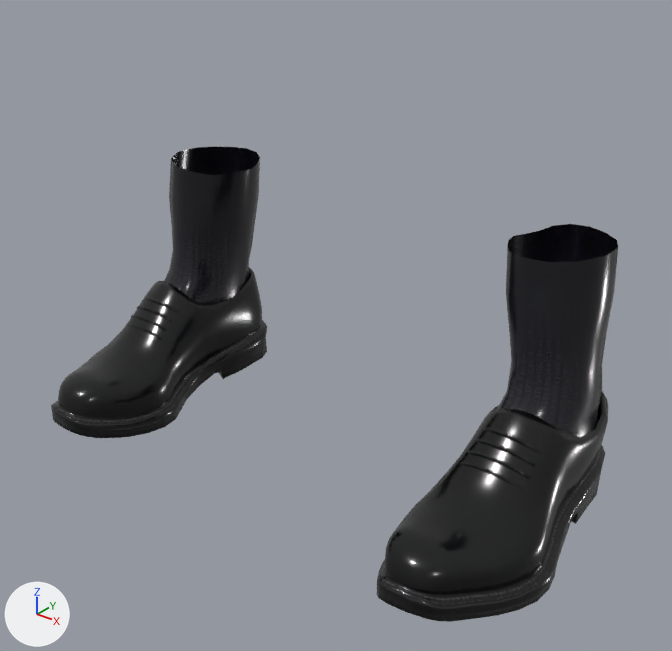
The glTF model app/assets/humans/male/shoes03.glb as it was, and as the next commit left it.
One viewpoint serves both versions: a 50 mm camera at (0.476, -0.641, 0.465) aimed at (0.028, -0.082, 0.119). The lights are fixed; the arrows at lower left show +X, +Y and +Z. The first picture is the older version. Vertices at exactly the same position are counted once.

Objects in the first picture: 'part_shoes03'.
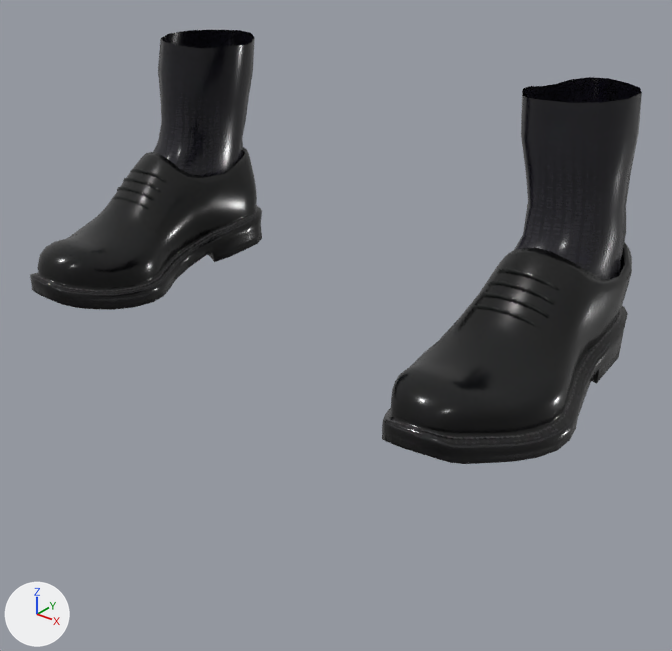
The newer file adds a shape key; the second version is drawn at full value of the shape key 'legs_short' of 'part_shoes03', and the change is written as the vertex moves it makes.

Location of each change, (x1, y1, x2, y2) in pixels of the pictures (672 x 651 px; the box of a moved part takes in the faces that stretch with it):
'part_shoes03', reshaped (8% wider, 9% shorter): before (51, 147, 618, 622); after (30, 30, 642, 464)
part 1 of me_shoes03, moved or reshaped: before (460, 462, 524, 490); after (473, 305, 542, 329)
part 2 of me_shoes03, moved or reshaped: before (482, 428, 540, 453); after (496, 268, 560, 291)
part 3 of me_shoes03, moved or reshaped: before (474, 439, 535, 466); after (487, 280, 555, 304)
part 4 of me_shoes03, moved or reshaped: before (467, 451, 530, 479); after (480, 293, 550, 318)
part 5 of me_shoes03, moved or reshaped: before (377, 391, 608, 622); after (382, 242, 632, 464)
part 6 of me_shoes03, moved or reshaped: before (127, 324, 162, 339); after (113, 196, 149, 209)
part 7 of me_shoes03, moved or reshaped: before (143, 297, 178, 312); after (130, 168, 167, 182)
part 8 of me_shoes03, moved or reshaped: before (137, 306, 173, 322); after (123, 177, 161, 192)
part 9 of me_shoes03, moved or reshaped: before (131, 315, 167, 331); after (117, 186, 154, 200)
part 10 of me_shoes03, moved or reshaped: before (51, 268, 267, 438); after (30, 147, 262, 310)
part 11 of me_shoes03, moved or reshaped: before (497, 224, 618, 437); after (514, 77, 642, 280)
part 12 of me_shoes03, moved or reshaped: before (164, 147, 260, 304); after (153, 30, 255, 176)

The change in detail:
me_shoes03 is used by ob_part_shoes03; location (0.0, 0.0, 0.0).
me_shoes03 had 2222 vertices, 4128 faces and spanned x -0.259..0.259, y -0.22..0.051, z -0.025..0.211.
me_shoes03 now has 2222 vertices, 4128 faces and spans x -0.26..0.26, y -0.22..0.051, z 0.109..0.327.
me_shoes03 part 1: the loose piece of 52 vertices spanning x 0.172..0.227, y -0.111..-0.104, z 0.049..0.059 is moved by (0.001, 0.0, 0.134).
me_shoes03 part 2: the loose piece of 52 vertices spanning x 0.174..0.225, y -0.088..-0.079, z 0.069..0.08 is moved by (0.001, 0.0, 0.134).
me_shoes03 part 3: the loose piece of 52 vertices spanning x 0.173..0.227, y -0.096..-0.088, z 0.062..0.073 is moved by (0.001, 0.0, 0.134).
me_shoes03 part 4: the loose piece of 52 vertices spanning x 0.173..0.227, y -0.104..-0.096, z 0.055..0.066 is moved by (0.001, 0.0, 0.134).
me_shoes03 part 5: the loose piece of 759 vertices spanning x 0.144..0.259, y -0.22..0.051, z -0.025..0.092 is moved by (0.001, 0.0, 0.134).
me_shoes03 part 6: the loose piece of 52 vertices spanning x -0.227..-0.172, y -0.111..-0.104, z 0.049..0.059 is moved by (-0.001, 0.0, 0.134).
me_shoes03 part 7: the loose piece of 52 vertices spanning x -0.225..-0.174, y -0.088..-0.079, z 0.069..0.08 is moved by (-0.001, 0.0, 0.134).
me_shoes03 part 8: the loose piece of 52 vertices spanning x -0.227..-0.173, y -0.096..-0.088, z 0.062..0.073 is moved by (-0.001, 0.0, 0.134).
me_shoes03 part 9: the loose piece of 52 vertices spanning x -0.227..-0.173, y -0.104..-0.096, z 0.055..0.066 is moved by (-0.001, 0.0, 0.134).
me_shoes03 part 10: the loose piece of 759 vertices spanning x -0.259..-0.144, y -0.22..0.051, z -0.025..0.092 is moved by (-0.001, 0.0, 0.134).
me_shoes03 part 11: 144 of 2222 vertices moved; they spanned x 0.147..0.237, y -0.096..0.043, z 0.039..0.211 and now span x 0.148..0.238, y -0.096..0.043, z 0.173..0.327; mean shift (0.001, 0.0, 0.131); largest move (0.183, -0.094, 0.067) -> (0.184, -0.094, 0.201).
me_shoes03 part 12: 144 of 2222 vertices moved; they spanned x -0.237..-0.147, y -0.096..0.043, z 0.039..0.211 and now span x -0.238..-0.148, y -0.096..0.043, z 0.173..0.327; mean shift (-0.001, 0.0, 0.131); largest move (-0.183, -0.094, 0.067) -> (-0.184, -0.094, 0.201).
